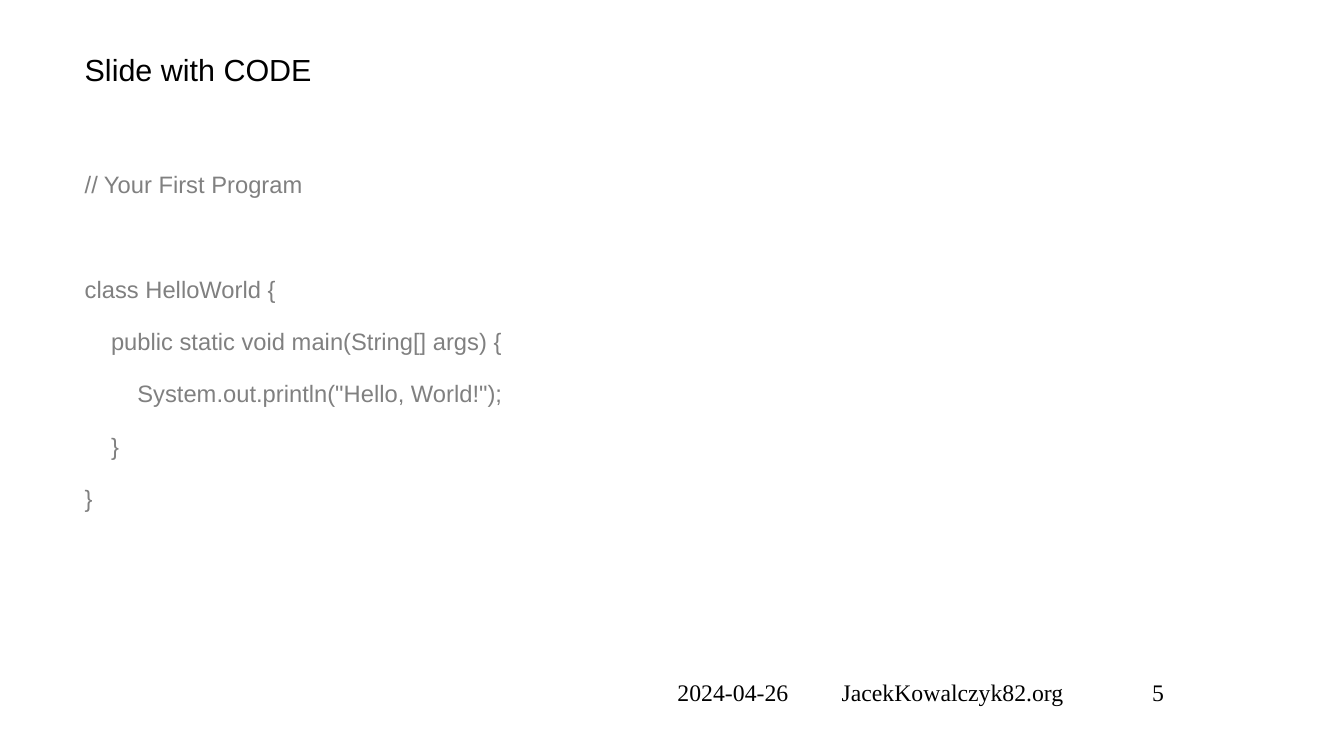
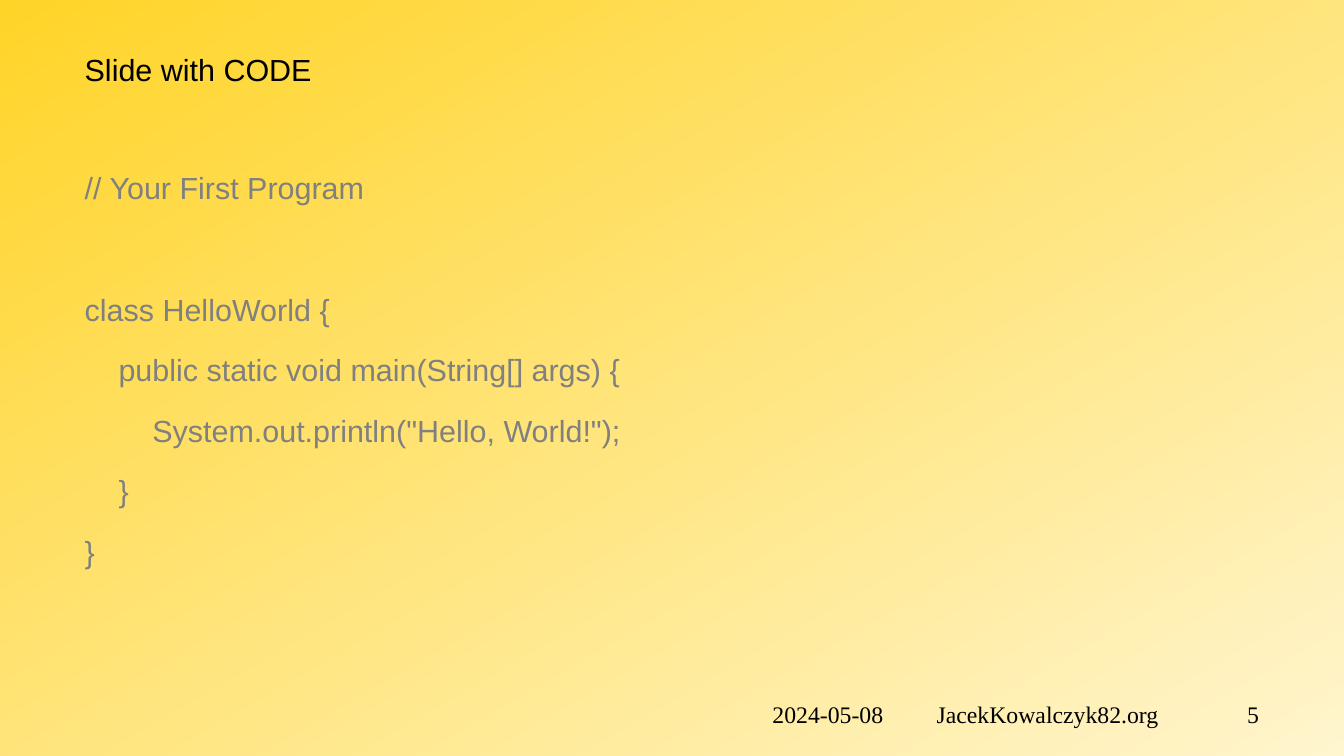
Before and after one commit to jacekkowalczyk82/code-2-present, a slide deck: slide 6 of HowTo-presentation.pptx. Drawn at 1344x756 pixels with LibreOffice and Linux fonts; fonts in the diff are those of the drawing; background and template pictures are left out. Boxes give left, top, right and bottom in pixels: in the first picture for what was removed or moved away, otherwise in the second. Text is boxed around its words. In the diff, an @@ line names an element or a change of style, - is before the commit and + after.

```diff
--- a/HowTo-presentation.pptx
+++ b/HowTo-presentation.pptx
@@ background picture (left out) to gradient #FFD428 to #FFF5CE @@
@@ text "// Your First Program class ..." at [85, 177, 621, 448]: size 14 to 18 pt @@
@@ text at [772, 706, 1259, 728]: text changed @@
-2024-04-26 JacekKowalczyk82.org 5
+2024-05-08 JacekKowalczyk82.org 5
```
Also in this commit, not shown: 7 other slides changed, 3 slides added, 2 slides removed, 15 other files.
